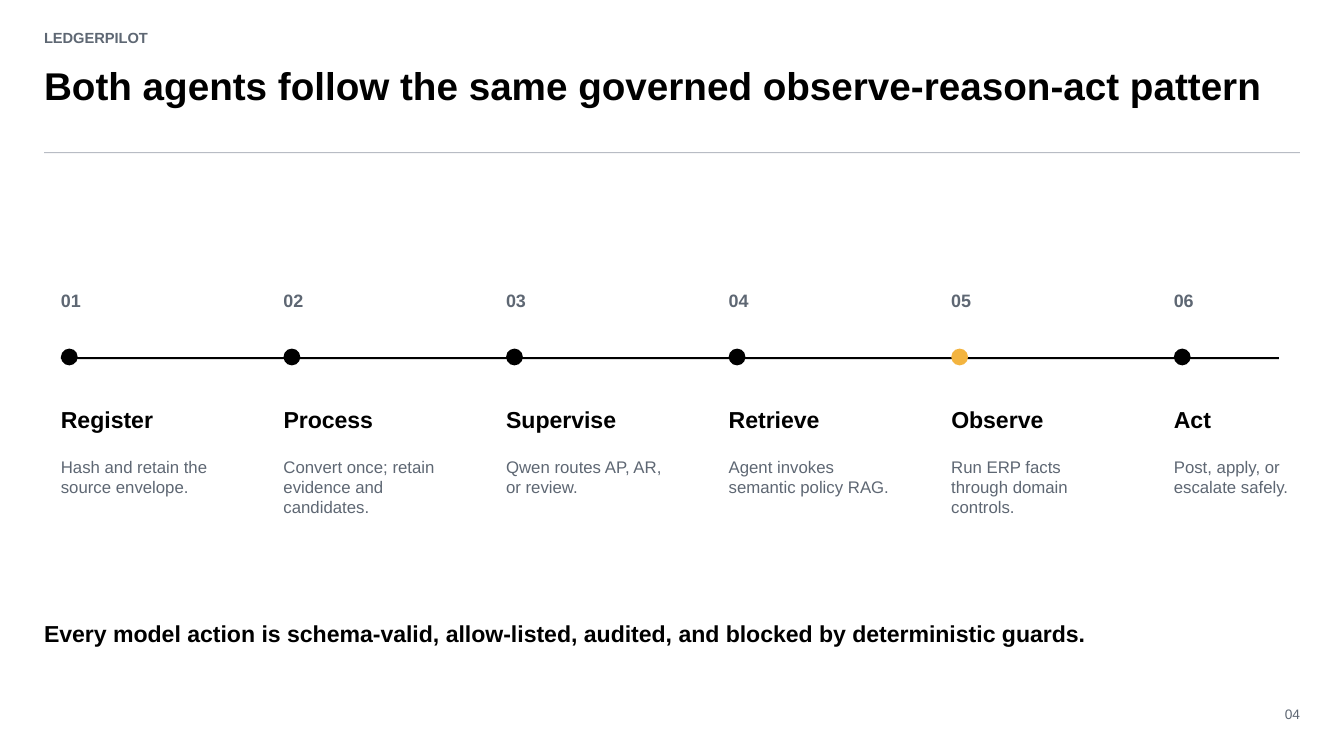
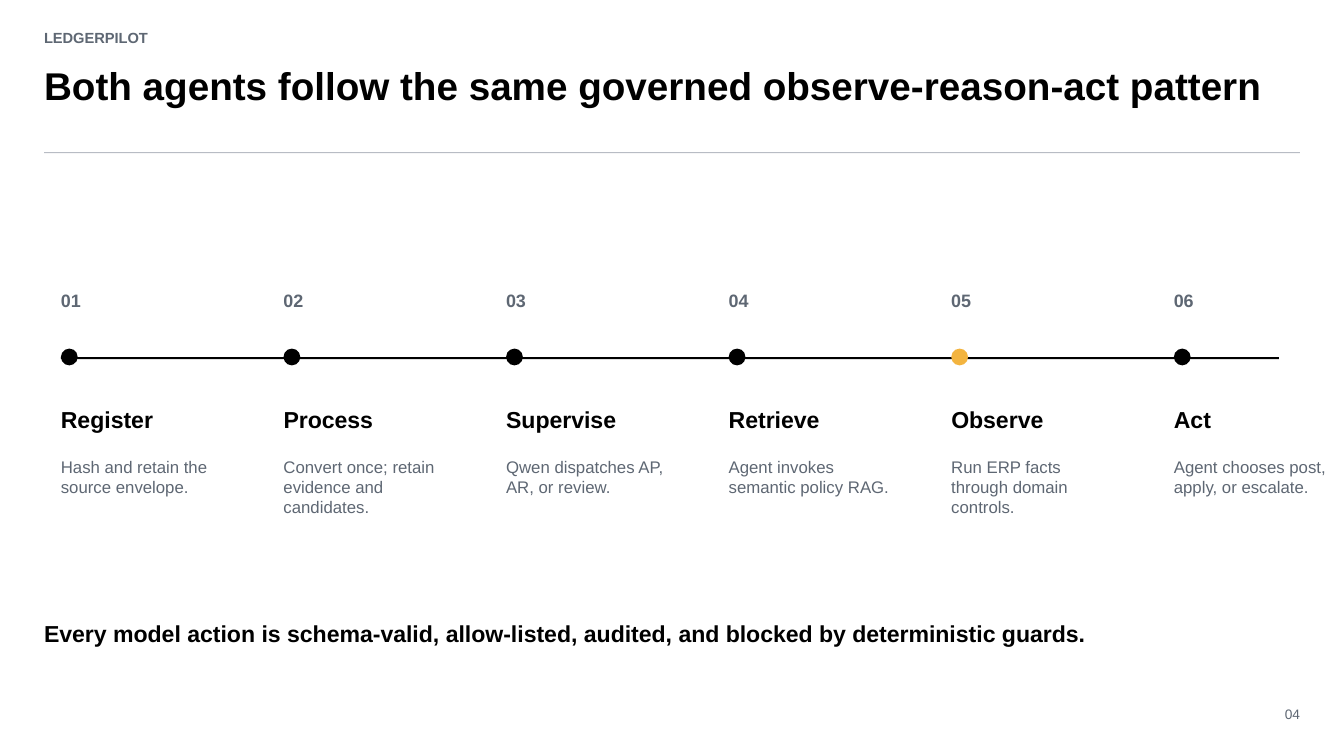
Before and after one commit to saifs1315/Agentic-Invoice-to-Payment, a slide deck: slide 4 of presentation/LedgerPilot_Assignment_Deck.pptx. Drawn at 1344x756 pixels with LibreOffice and Linux fonts; fonts in the diff are those of the drawing. Boxes give left, top, right and bottom in pixels: in the first picture for what was removed or moved away, otherwise in the second. Text is boxed around its words. In the diff, an @@ line names an element or a change of style, - is before the commit and + after.

Commit message:
Close agent control gaps and refresh deliverables

```diff
--- a/presentation/LedgerPilot_Assignment_Deck.pptx
+++ b/presentation/LedgerPilot_Assignment_Deck.pptx
@@ text at [506, 461, 663, 495]: text changed @@
-Qwen routes AP, AR, or review.
+Qwen dispatches AP, AR, or review.
@@ text at [1174, 461, 1325, 497]: text changed @@
-Post, apply, or escalate safely.
+Agent chooses post, apply, or escalate.
```
Also in this commit, not shown: 3 other slides changed, 23 other files.
